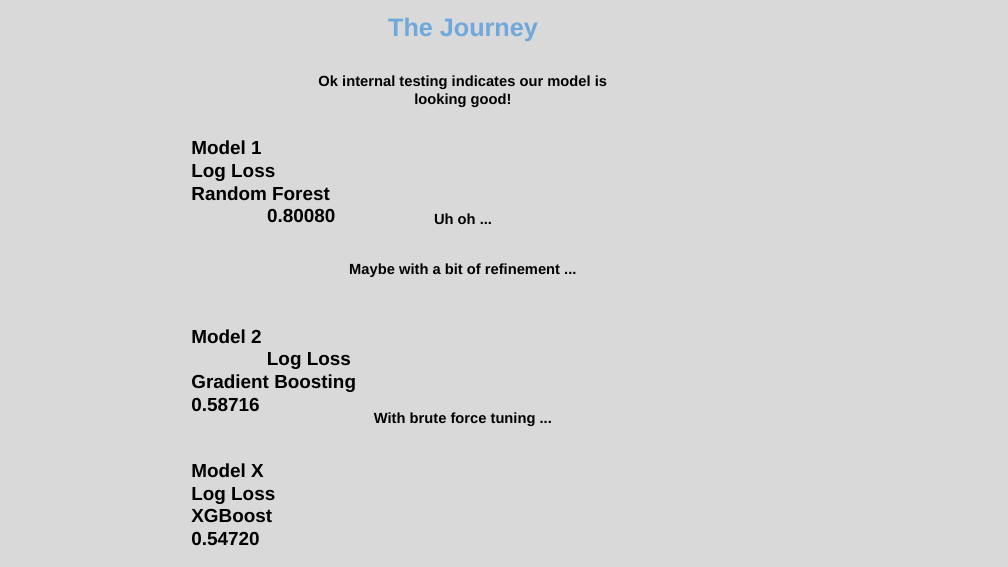
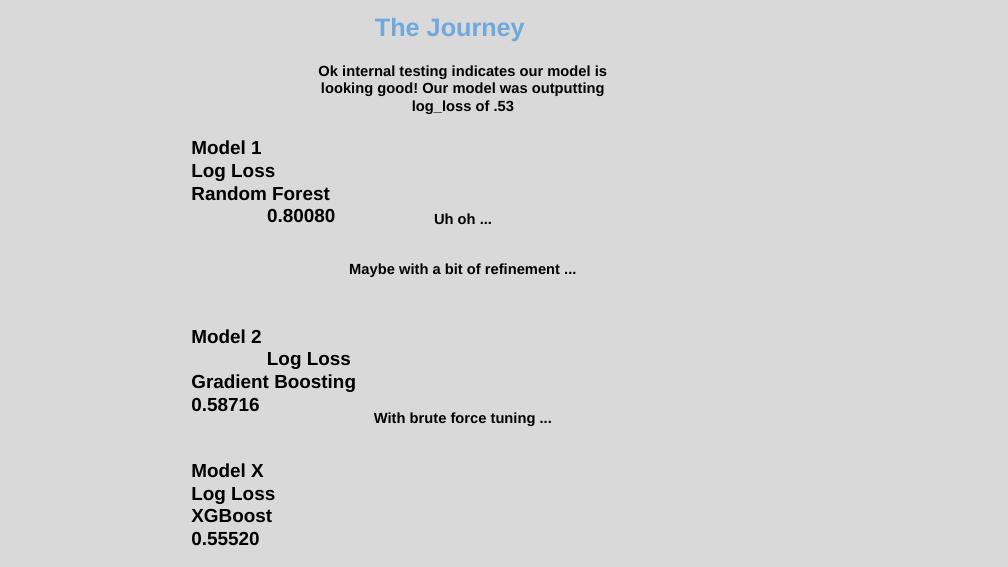
Before and after one commit to nycdatasci/bootcamp008_project, a slide deck: slide 14 of Project3-MachineLearning/Neuromancers/Neuromancer's Journey.pptx (slide 12 before the commit). Drawn at 1008x567 pixels with LibreOffice and Linux fonts; fonts in the diff are those of the drawing. Boxes give left, top, right and bottom in pixels: in the first picture for what was removed or moved away, otherwise in the second. Text is boxed around its words. In the diff, an @@ line names an element or a change of style, - is before the commit and + after.

```diff
--- a/Project3-MachineLearning/Neuromancers/Neuromancer's Journey.pptx
+++ b/Project3-MachineLearning/Neuromancers/Neuromancer's Journey.pptx
@@ text "The Journey": place and size @@
-text "The Journey" at bbox=[388, 18, 538, 41]
+text "The Journey" at bbox=[375, 18, 525, 41]
@@ text at bbox=[318, 65, 607, 114]: text changed @@
-Ok internal testing indicates our model is looking good!
+Ok internal testing indicates our model is looking good! Our model was outputting log_loss of .53
@@ text at bbox=[191, 509, 272, 545]: text changed @@
-XGBoost 0.54720
+XGBoost 0.55520
```
Also in this commit, not shown: 3 slides added.
